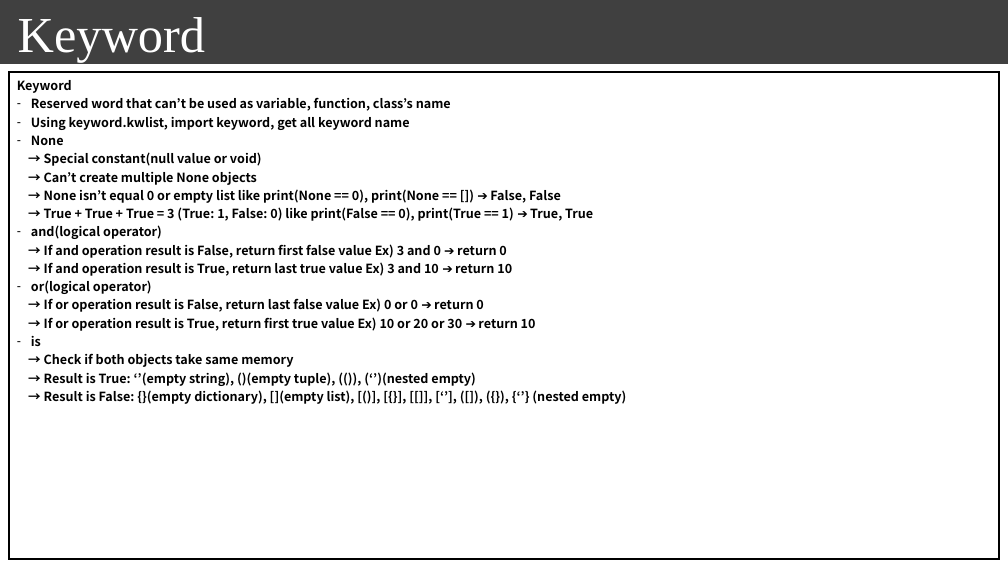
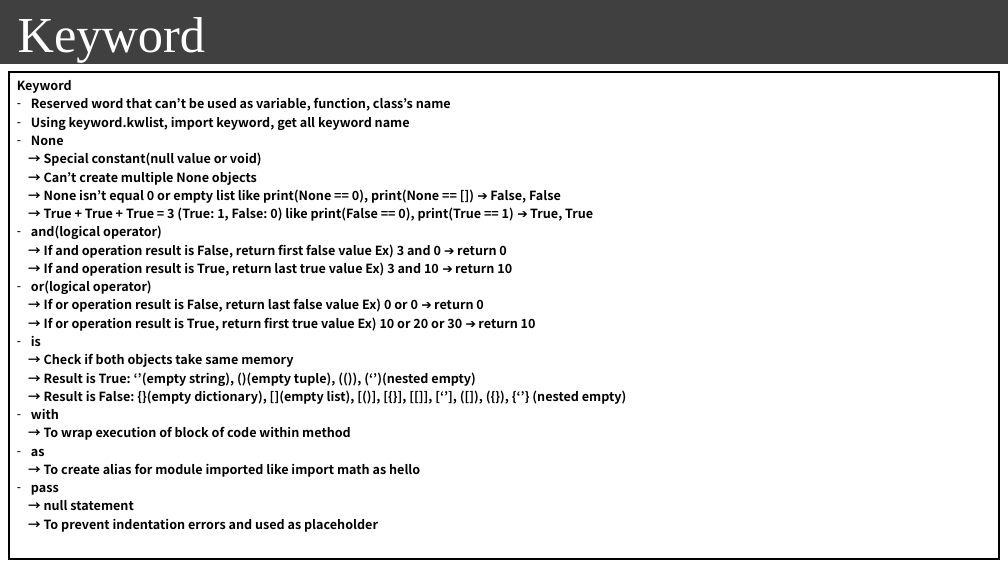
Before and after one commit to seonghokim/Study, a slide deck: slide 2 of Study Material/[ENG] everything in python.pptx. Drawn at 1008x567 pixels with LibreOffice and Linux fonts; fonts in the diff are those of the drawing; background and template pictures are left out. Boxes give left, top, right and bottom in pixels: in the first picture for what was removed or moved away, otherwise in the second. Text is boxed around its words. In the diff, an @@ line names an element or a change of style, - is before the commit and + after.

```diff
--- a/Study Material/[ENG] everything in python.pptx
+++ b/Study Material/[ENG] everything in python.pptx
@@ table at (9, 73, 1000, 559) @@
-row 1, column 1: Keyword / Reserved word that can’t be used as variable, function, class’s name / Using keyword.kwlist, import keyword, get all keyword name / None / → Special constant(null value or void) / → Can’t create multiple None objects / → None isn’t equal 0 or empty list like print(None == 0), print(None == []) ➔ False, False / → True + True + True = 3 (True: 1, False: 0) like print(False == 0), print(True == 1) ➔ True, True / and(logical operator) / → If and operation result is False, return first false value Ex) 3 and 0 ➔ return 0 / → If and operation result is True, return last true value Ex) 3 and 10 ➔ return 10 / or(logical operator) / → If or operation result is False, return last false value Ex) 0 or 0 ➔ return 0 / → If or operation result is True, return first true value Ex) 10 or 20 or 30 ➔ return 10 / is / → Check if both objects take same memory / → Result is True: ‘’(empty string), ()(empty tuple), (()), (‘’)(nested empty) / → Result is False: {}(empty dictionary), [](empty list), [()], [{}], [[]], [‘’], ([]), ({}), {‘’} (nested empty)
+row 1, column 1: Keyword / Reserved word that can’t be used as variable, function, class’s name / Using keyword.kwlist, import keyword, get all keyword name / None / → Special constant(null value or void) / → Can’t create multiple None objects / → None isn’t equal 0 or empty list like print(None == 0), print(None == []) ➔ False, False / → True + True + True = 3 (True: 1, False: 0) like print(False == 0), print(True == 1) ➔ True, True / and(logical operator) / → If and operation result is False, return first false value Ex) 3 and 0 ➔ return 0 / → If and operation result is True, return last true value Ex) 3 and 10 ➔ return 10 / or(logical operator) / → If or operation result is False, return last false value Ex) 0 or 0 ➔ return 0 / → If or operation result is True, return first true value Ex) 10 or 20 or 30 ➔ return 10 / is / → Check if both objects take same memory / → Result is True: ‘’(empty string), ()(empty tuple), (()), (‘’)(nested empty) / → Result is False: {}(empty dictionary), [](empty list), [()], [{}], [[]], [‘’], ([]), ({}), {‘’} (nested empty) / with / → To wrap execution of block of code within method / as / → To create alias for module imported like import math as hello / pass / → null statement / → To prevent indentation errors and used as placeholder
```
Also in this commit, not shown: 1 other slide changed, 1 slide added.
